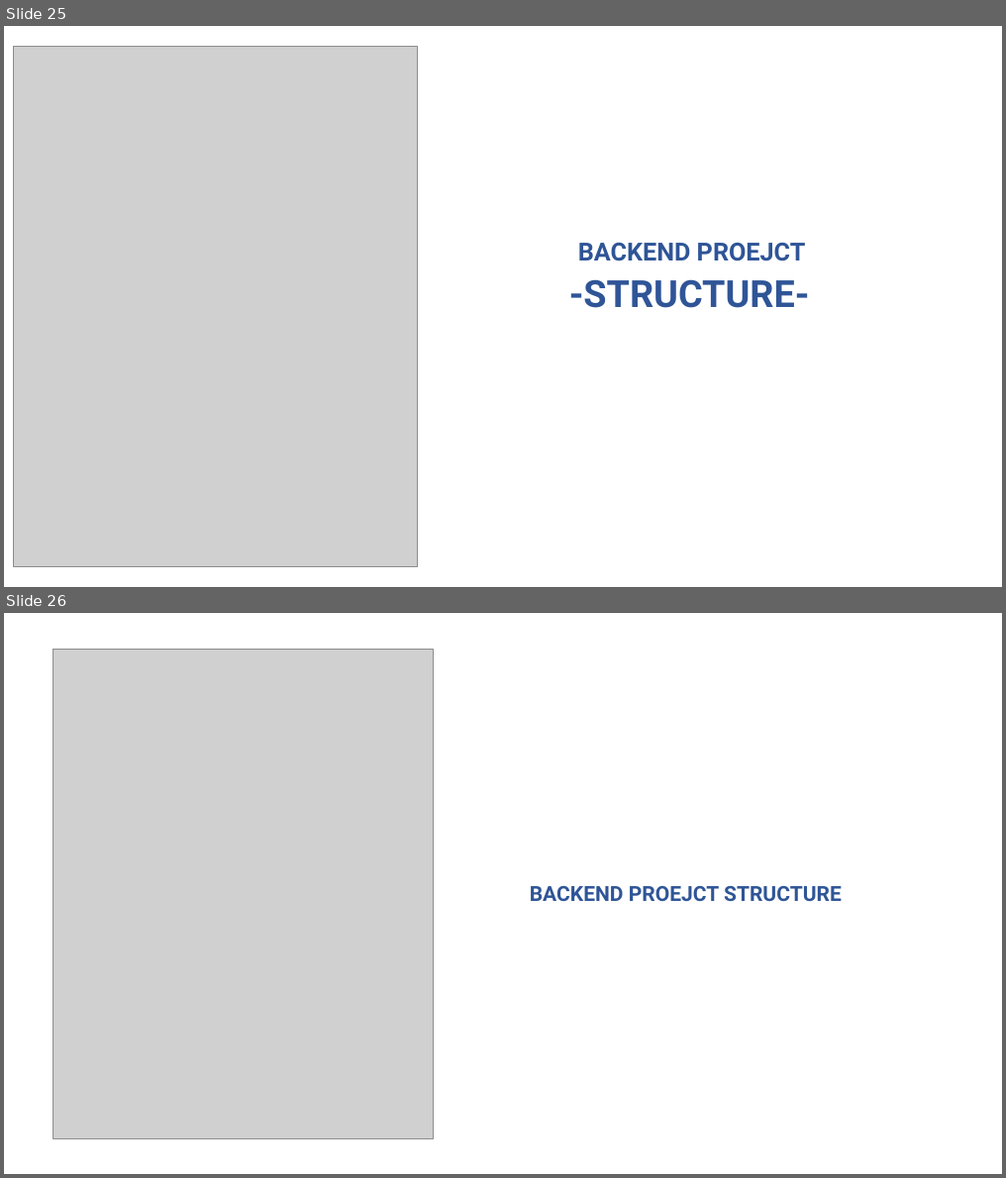
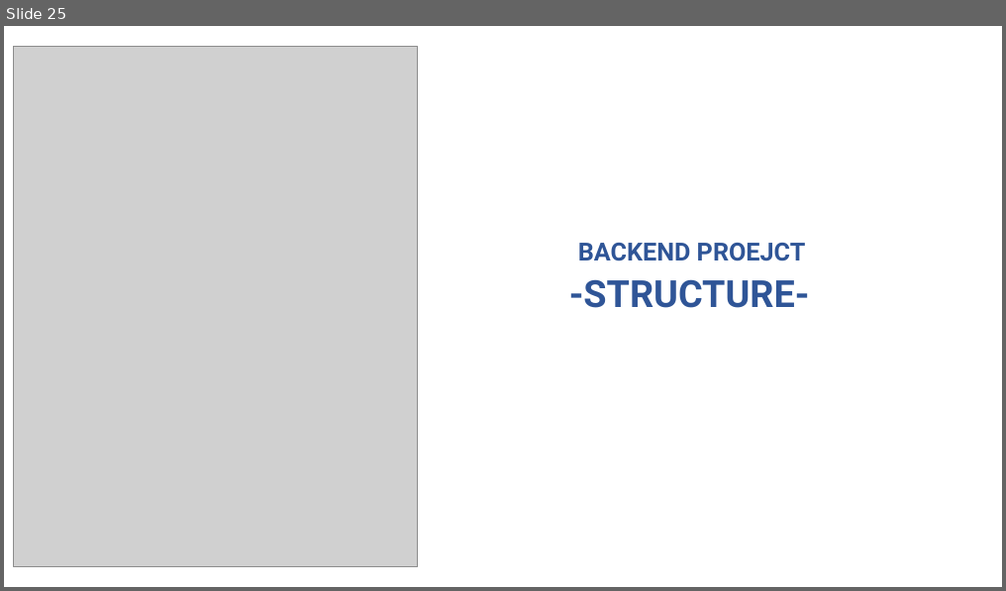
Before and after one commit to rupomsoft/MERN-STACK-Series, a slide deck: Inventory/PPT.pptx. Shown one above the other, each under a label of ours: slides 25 and 26 before the commit, slide 25 after it. The pictures are 1006x1178 and 1006x591 pixels, drawn with LibreOffice and Linux fonts; fonts in the diff are those of the drawing; grey boxes stand for pictures. Boxes give left, top, right and bottom in pixels: in the first picture for what was removed or moved away, otherwise in the second. Text is boxed around its words. In the diff, an @@ line names an element or a change of style, - is before the commit and + after.

```diff
--- a/Inventory/PPT.pptx
+++ b/Inventory/PPT.pptx
@@ slide 26 removed at (4,613,1002,1174), background #FFFFFF @@
@@ picture removed at (54,649,433,1140) @@
@@ text removed at (530,886,842,901) @@
-BACKEND PROEJCT STRUCTURE
```
Also in this commit, not shown: 3 slides changed, 16 slides added, 3 other slides removed, 21 other files.
